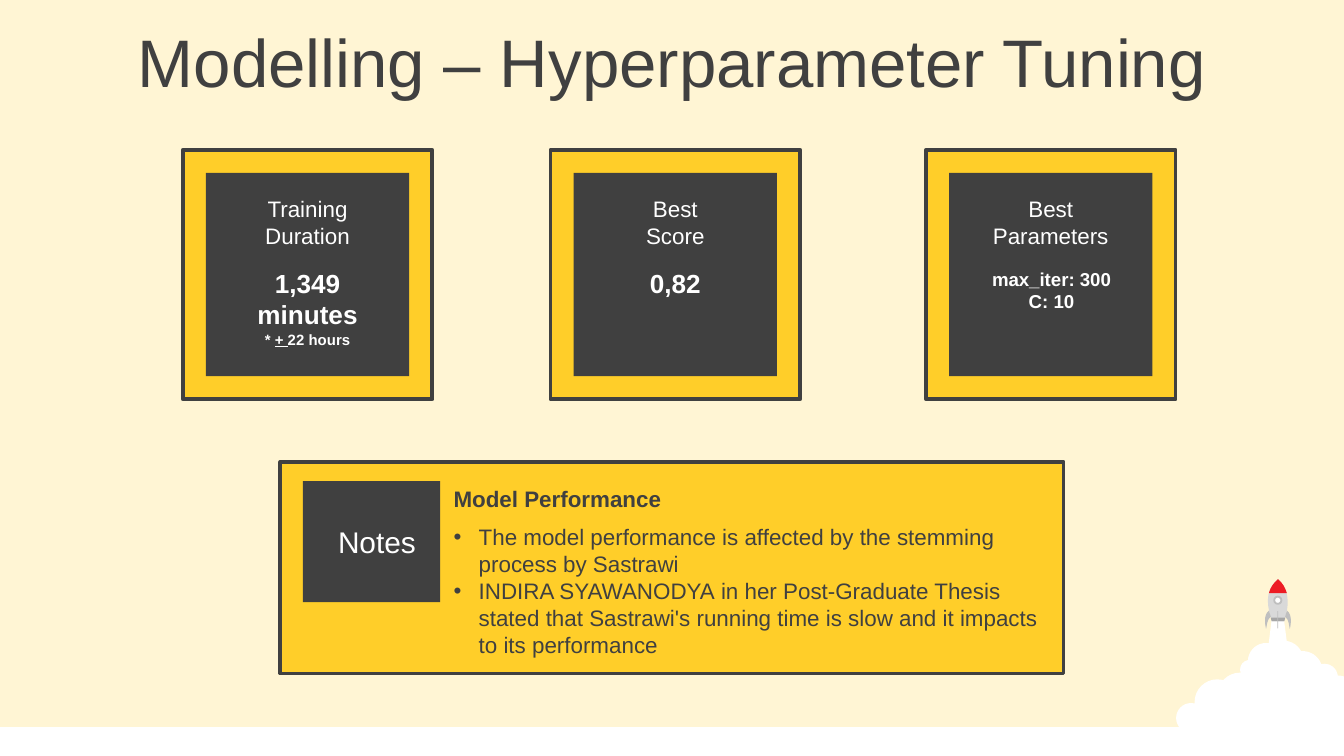
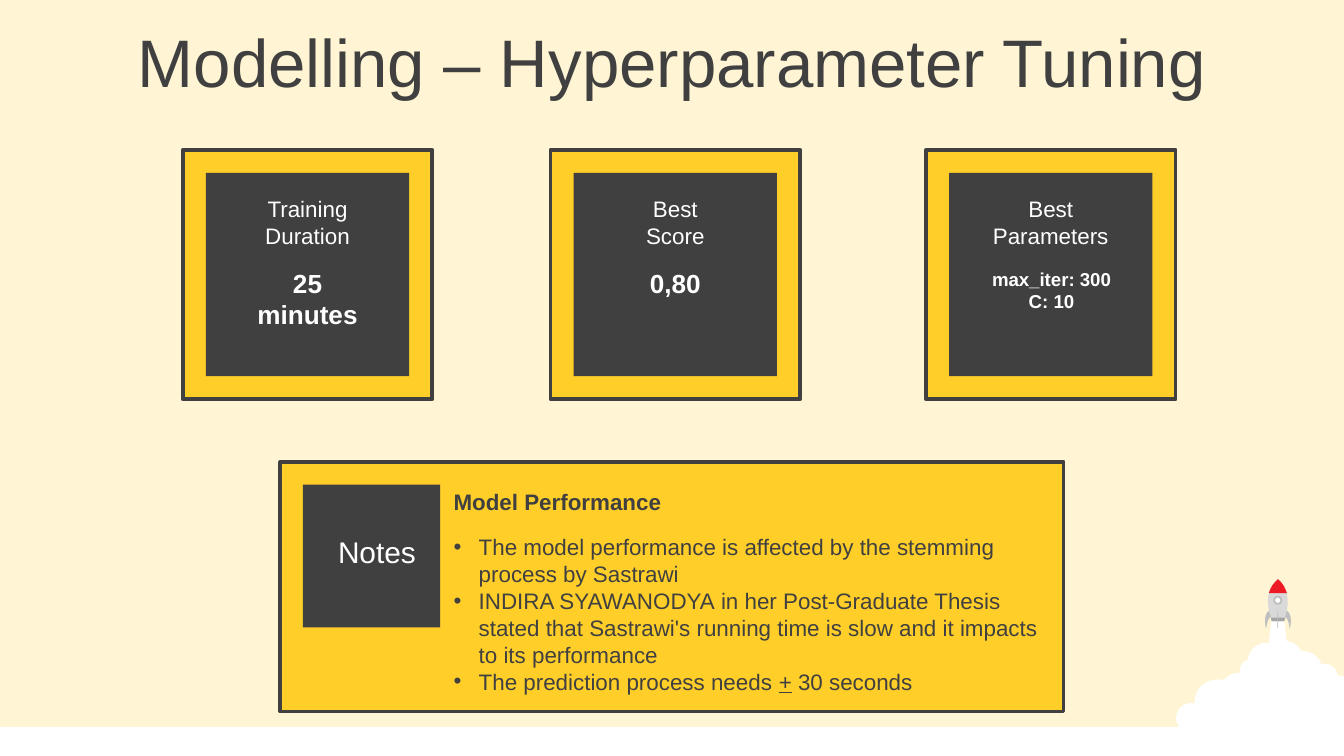
Before and after one commit to Damianus04/data-science-purwadhika-final-project, a slide deck: slide 19 of 0-Final-Project-Presentation.pptx. Drawn at 1344x756 pixels with LibreOffice and Linux fonts; fonts in the diff are those of the drawing. Boxes give left, top, right and bottom in pixels: in the first picture for what was removed or moved away, otherwise in the second. Text is boxed around its words. In the diff, an @@ line names an element or a change of style, - is before the commit and + after.

```diff
--- a/0-Final-Project-Presentation.pptx
+++ b/0-Final-Project-Presentation.pptx
@@ text at (257, 274, 357, 325): text changed @@
-1,349 minutes
-* + 22 hours
+25 minutes
@@ text at (650, 274, 701, 297): text changed @@
-0,82
+0,80
@@ rectangle: place and size @@
-rectangle at (281, 462, 1064, 673)
+rectangle at (281, 462, 1064, 712)
@@ rectangle: place and size @@
-rectangle at (302, 481, 439, 602)
+rectangle at (302, 485, 439, 628)
@@ text "Notes": place and size @@
-text "Notes" at (338, 532, 416, 554)
+text "Notes" at (338, 542, 416, 564)
@@ text "The model performance is affected ...": place and size @@
-text "The model performance is affected ..." at (479, 528, 1037, 658)
+text "The model performance is affected ..." at (479, 538, 1037, 695)
@@ text at (479, 673, 912, 695): paragraph added @@
+• The prediction process needs + 30 seconds
```
Also in this commit, not shown: 9 other slides changed, 5 other files.
